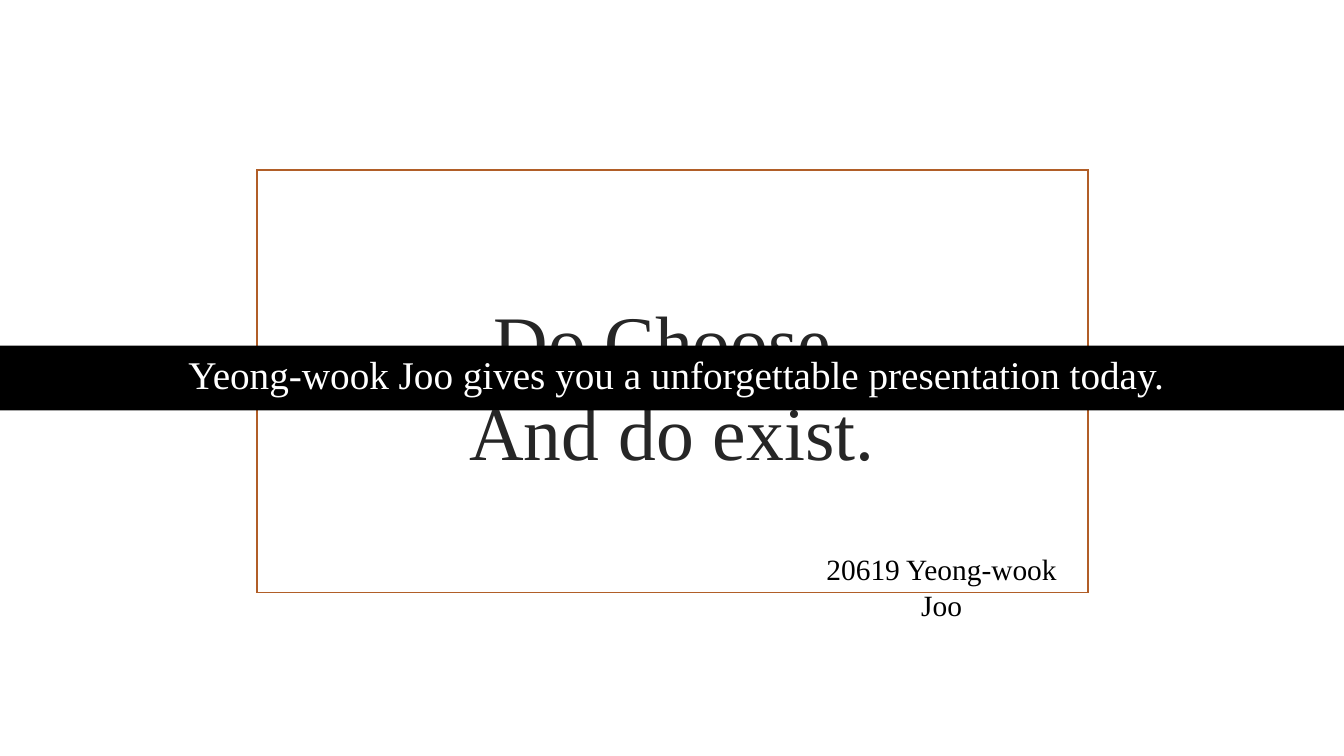
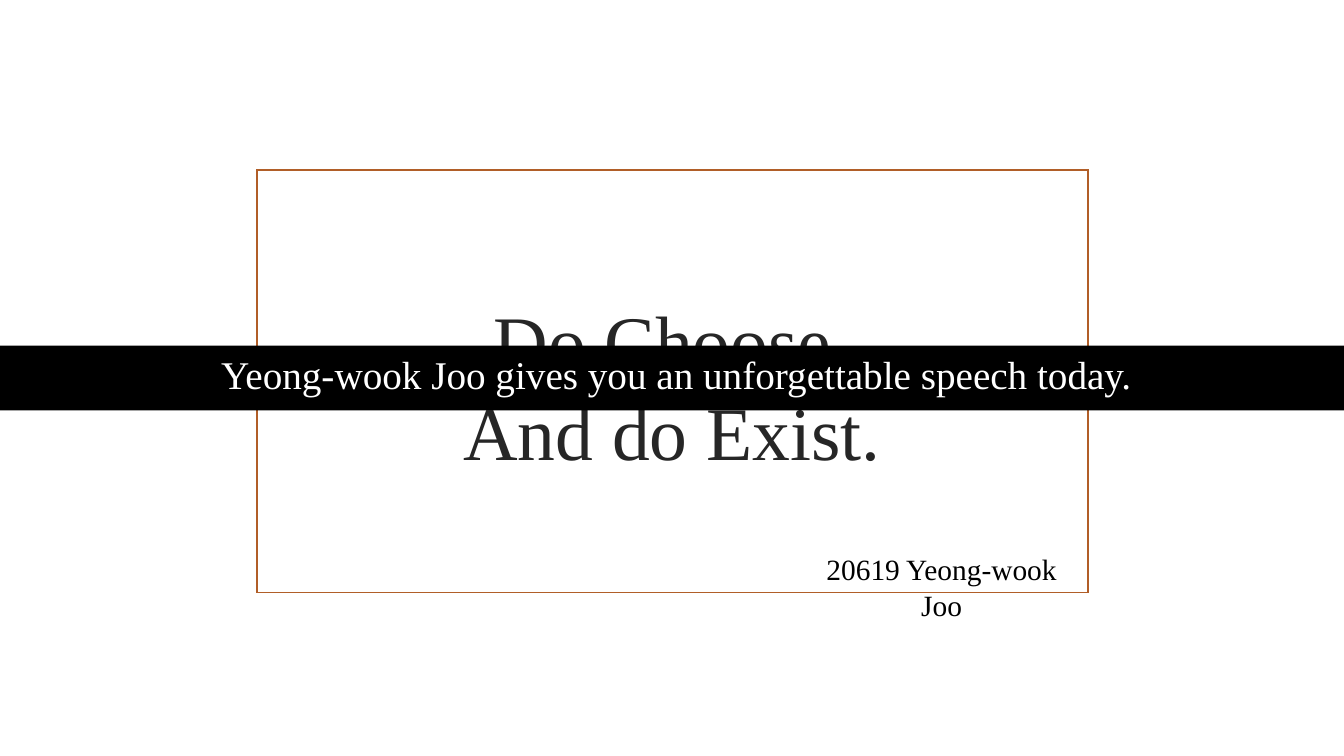
Before and after one commit to realette/back_up_files, a slide deck: slide 1 of Do choose and do exist.pptx. Drawn at 1344x756 pixels with LibreOffice and Linux fonts; fonts in the diff are those of the drawing; background and template pictures are left out. Boxes give left, top, right and bottom in pixels: in the first picture for what was removed or moved away, otherwise in the second. Text is boxed around its words. In the diff, an @@ line names an element or a change of style, - is before the commit and + after.

```diff
--- a/Do choose and do exist.pptx
+++ b/Do choose and do exist.pptx
@@ title at (463,310,881,461): text changed @@
-Do Choose.
-And do exist.
+Do Choose.
+And do Exist.
@@ subtitle at (221,361,1131,397): text changed @@
-Yeong-wook Joo gives you a unforgettable presentation today.
+Yeong-wook Joo gives you an unforgettable speech today.
```
Also in this commit, not shown: 1 other slide changed, 1 slide added.
